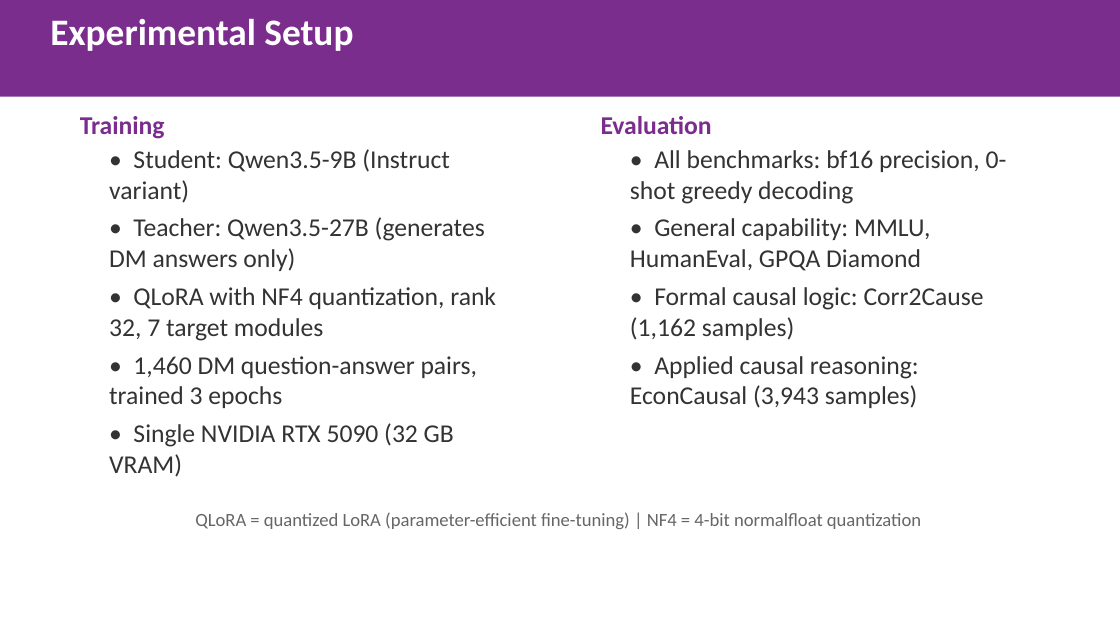
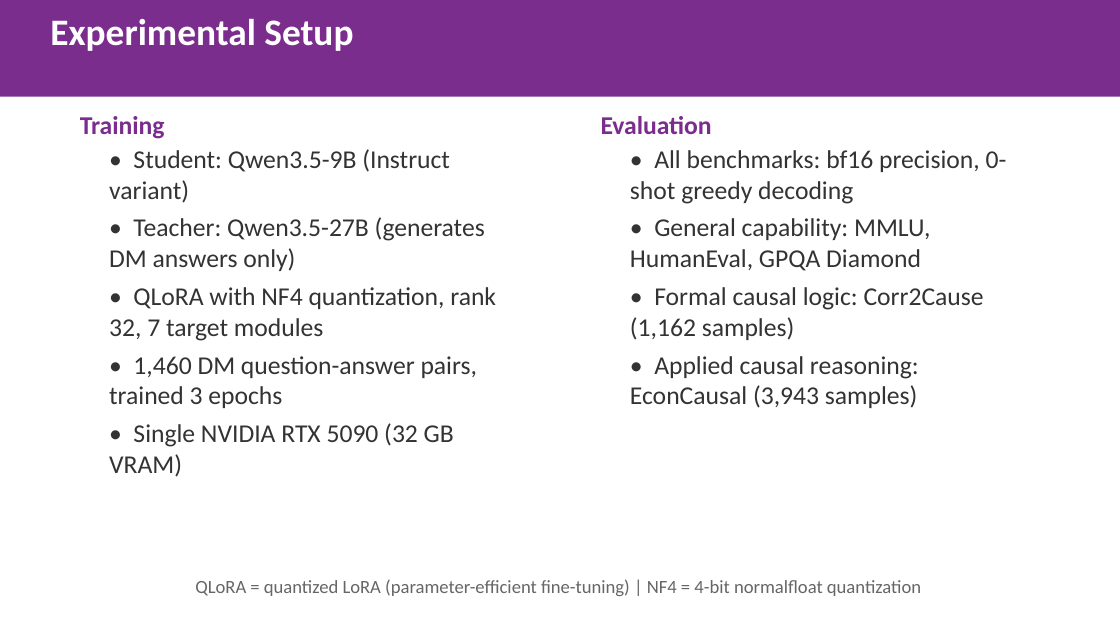
Before and after one commit to gbangban/ai-ideology-study, a slide deck: slide 4 of paper/iclr2026/iclr2026_spotlight.pptx. Drawn at 1120x630 pixels with LibreOffice and Linux fonts; fonts in the diff are those of the drawing. Boxes give left, top, right and bottom in pixels: in the first picture for what was removed or moved away, otherwise in the second. Text is boxed around its words. In the diff, an @@ line names an element or a change of style, - is before the commit and + after.

```diff
--- a/paper/iclr2026/iclr2026_spotlight.pptx
+++ b/paper/iclr2026/iclr2026_spotlight.pptx
@@ text "QLoRA = quantized LoRA (parameter-efficient ...": place and size @@
-text "QLoRA = quantized LoRA (parameter-efficient ..." at <box>195,512,921,529</box>
+text "QLoRA = quantized LoRA (parameter-efficient ..." at <box>195,579,921,596</box>
```
Also in this commit, not shown: 2 other slides changed, 1 other file.
